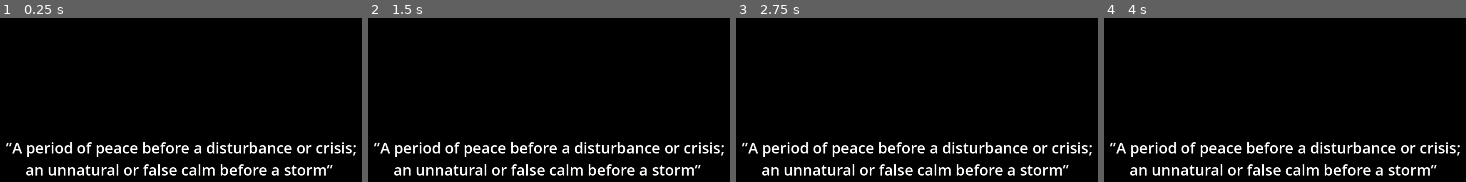
Above: before the commit, frames 1-4 (left to right).
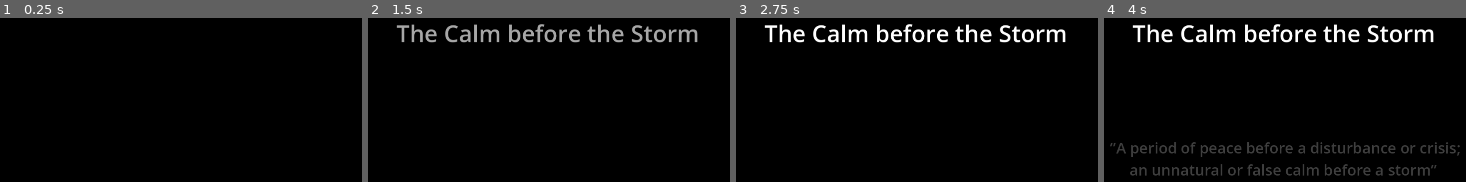
Above: after the commit, the same moments.

Repository: alfroids/tidal-storm
Game: Godot game, scene res://scenes/levels/intro.tscn
Two runs of this game, one before a commit and one after it. Both use one fixed random seed, a clock stepped at 60 frames per second and the inputs below. The project has no main scene, so this scene is started directly.
Inputs:
- Up to frame 1 (0.25 s): no input
- Up to frame 2 (1.5 s): tap Enter at 0.5 s; hold D (move_right) 0.53-1.28 s; hold S (move_down) from 1.28 s (still down)
- Up to frame 3 (2.75 s): release S (move_down) at 2.03 s; hold D (move_right) from 2.03 s (still down)
- Up to frame 4 (4 s): tap Space at 2.75 s; release D (move_right) at 2.78 s; hold W (move_up) 2.78-3.53 s; tap Enter at 3.5 s; hold A (move_left) from 3.53 s (still down)

The runs differ from the first frame. In frame 1, 5.3% of the frame differs, in the area x 1-99%, y 75-97%; in frame 2, 8.8%; in frame 3, 9.1%, in the area x 1-99%, y 3-97%; in frame 4, 8.9%.

Commit message:
Intro animation, with proverb and definition, created

Diff:
--- /dev/null
+++ b/scenes/levels/intro.gd
@@ -0,0 +1,6 @@
+extends Control
+
+@export var _anim: AnimationPlayer
+
+func _ready():
+	_anim.play("proverb_fade_out")
--- a/scenes/levels/intro.tscn
+++ b/scenes/levels/intro.tscn
@@ -1,14 +1,80 @@
-[gd_scene format=3 uid="uid://c5i8hhfp4g6dq"]
+[gd_scene load_steps=5 format=3 uid="uid://c5i8hhfp4g6dq"]
 
-[node name="Intro" type="Control"]
+[ext_resource type="Script" path="res://scenes/levels/intro.gd" id="1_4vytx"]
+
+[sub_resource type="Animation" id="Animation_ehucn"]
+resource_name = "proverb_fade_out"
+length = 14.0
+step = 0.5
+tracks/0/type = "value"
+tracks/0/imported = false
+tracks/0/enabled = true
+tracks/0/path = NodePath("DefinitionText:modulate")
+tracks/0/interp = 1
+tracks/0/loop_wrap = true
+tracks/0/keys = {
+"times": PackedFloat32Array(3, 7, 10.5),
+"transitions": PackedFloat32Array(1, 1, 1),
+"update": 0,
+"values": [Color(1, 1, 1, 0), Color(1, 1, 1, 1), Color(1, 1, 1, 0)]
+}
+tracks/1/type = "value"
+tracks/1/imported = false
+tracks/1/enabled = true
+tracks/1/path = NodePath("ProverbText:modulate")
+tracks/1/interp = 1
+tracks/1/loop_wrap = true
+tracks/1/keys = {
+"times": PackedFloat32Array(0.5, 2, 10.5, 14),
+"transitions": PackedFloat32Array(1, 1, 1, 1),
+"update": 0,
+"values": [Color(1, 1, 1, 0), Color(1, 1, 1, 1), Color(1, 1, 1, 1), Color(1, 1, 1, 0)]
+}
+
+[sub_resource type="Animation" id="Animation_c7xda"]
+length = 0.001
+tracks/0/type = "value"
+tracks/0/imported = false
+tracks/0/enabled = true
+tracks/0/path = NodePath("DefinitionText:modulate")
+tracks/0/interp = 1
+tracks/0/loop_wrap = true
+tracks/0/keys = {
+"times": PackedFloat32Array(0),
+"transitions": PackedFloat32Array(1),
+"update": 0,
+"values": [Color(1, 1, 1, 1)]
+}
+tracks/1/type = "value"
+tracks/1/imported = false
+tracks/1/enabled = true
+tracks/1/path = NodePath("ProverbText:modulate")
+tracks/1/interp = 1
+tracks/1/loop_wrap = true
+tracks/1/keys = {
+"times": PackedFloat32Array(0),
+"transitions": PackedFloat32Array(1),
+"update": 0,
+"values": [Color(1, 1, 1, 1)]
+}
+
+[sub_resource type="AnimationLibrary" id="AnimationLibrary_owgf6"]
+_data = {
+"RESET": SubResource("Animation_c7xda"),
+"proverb_fade_out": SubResource("Animation_ehucn")
+}
+
+[node name="Intro" type="Control" node_paths=PackedStringArray("_anim")]
 layout_mode = 3
 anchors_preset = 15
 anchor_right = 1.0
 anchor_bottom = 1.0
 grow_horizontal = 2
 grow_vertical = 2
+script = ExtResource("1_4vytx")
+_anim = NodePath("AnimationPlayer")
 
-[node name="ColorRect" type="ColorRect" parent="."]
+[node name="BackgroundColor" type="ColorRect" parent="."]
 layout_mode = 1
 anchors_preset = 15
 anchor_right = 1.0
@@ -17,7 +83,20 @@
 grow_vertical = 2
 color = Color(0, 0, 0, 1)
 
-[node name="Label" type="Label" parent="."]
+[node name="ProverbText" type="Label" parent="."]
+layout_mode = 1
+anchors_preset = 5
+anchor_left = 0.5
+anchor_right = 0.5
+offset_left = -312.0
+offset_top = 200.0
+offset_right = 312.0
+offset_bottom = 267.0
+grow_horizontal = 2
+theme_override_font_sizes/font_size = 56
+text = "The Calm before the Storm"
+
+[node name="DefinitionText" type="Label" parent="."]
 layout_mode = 1
 anchors_preset = 8
 anchor_left = 0.5
@@ -33,3 +112,8 @@
 theme_override_font_sizes/font_size = 36
 text = " ”A period of peace before a disturbance or crisis;
       an unnatural or false calm before a storm”"
+
+[node name="AnimationPlayer" type="AnimationPlayer" parent="."]
+libraries = {
+"": SubResource("AnimationLibrary_owgf6")
+}
